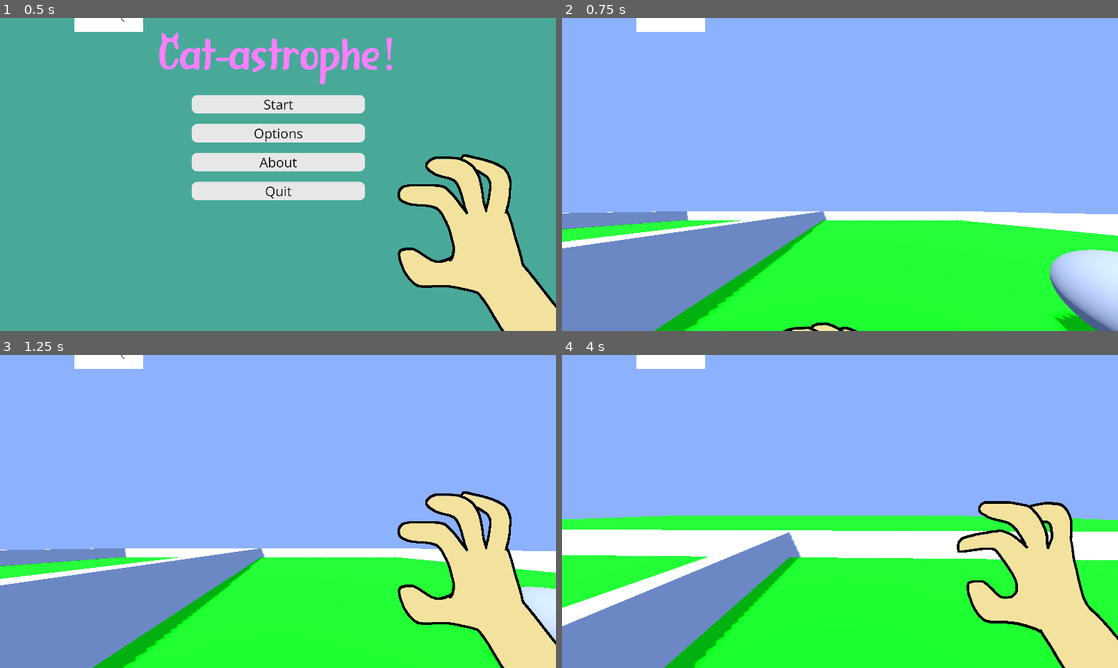
Above: before the commit, frames 1-4 (two rows, left to right).
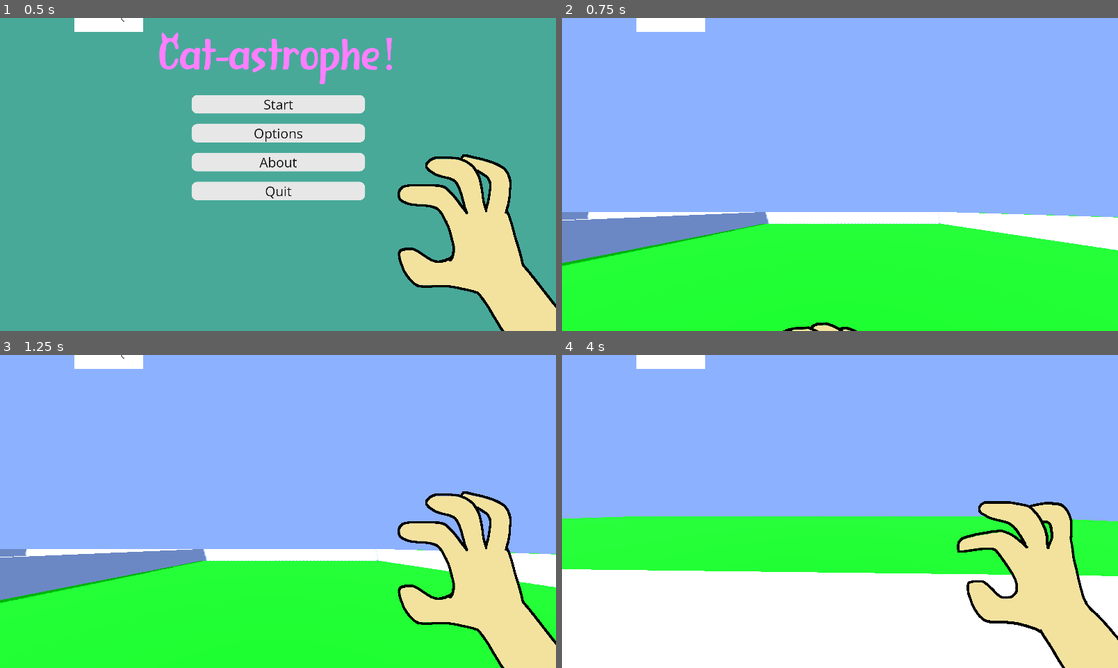
Above: after the commit, the same moments.

Repository: Agent-Maxwell/LudumDare56
Game: Godot game, scene res://world.tscn
The game is run twice, just before and just after one commit, with the same random seed, the same clock (stepped at 60 frames per second) and the same inputs.
Inputs (mouse positions are in pixels of both pictures, inside the frame that each line leads up to):
- Up to frame 1 (0.5 s): no input
- Up to frame 2 (0.75 s): click "Start" at 0.5 s
- Up to frame 3 (1.25 s): no input
- Up to frame 4 (4 s): move the mouse to (867, 511) at 1.27 s; hold W (move_forwards) from 1.28 s (still down); click (867, 511) at 1.35 s; tap Space (jump) at 1.52, 2.27, 3.77 s; move the mouse to (812, 511) at 2.02 s; right-click (812, 511) at 2.1 s; move the mouse to (851, 505) at 2.77 s; click (851, 505) at 2.85 s; move the mouse to (834, 517) at 3.52 s; right-click (834, 517) at 3.6 s

Frame 1 is identical in both runs. In frame 2, 16% of the frame differs, in the area x 0-100%, y 61-100%; in frame 3, 14%; in frame 4, 33%, in the area x 0-100%, y 51-100%.

Commit message:
obstacle spawning and player pos changing done

Diff:
--- a/level_data.gd
+++ b/level_data.gd
@@ -5,7 +5,7 @@
 
 #obstacles to unhide for each level
 #format [array0(level 0)[obstaclename1, obstaclename2, etc], array1(level 1)[obstaclename1, obstaclename2, etc], [etc]]
-var obstacles = [[],[],[]]
+var obstacles = [[],["TallFence"],[]]
 
 #dialogue to play each level
 #format [array0(level 0)[[who is talking in scene one, who is talking in scene two, etc]
--- a/world.gd
+++ b/world.gd
@@ -61,6 +61,7 @@
 	goalSide = temp
 
 	#move the players position
+	$Player.position = find_child("PlayerSpawnerSide" + currentSide).position
 
 	#unhide obstacles/hazards
 	for i in $levelData.obstacles[level].size():
--- a/world.tscn
+++ b/world.tscn
@@ -58,6 +58,17 @@
 [node name="StaticBody3D" type="StaticBody3D" parent="Environment/Fence"]
 
 [node name="CollisionShape3D" type="CollisionShape3D" parent="Environment/Fence/StaticBody3D"]
+shape = SubResource("ConcavePolygonShape3D_aohfv")
+
+[node name="TallFence" type="MeshInstance3D" parent="Environment"]
+transform = Transform3D(0.5, 0, 0, 0, 1.5, 0, 0, 0, 30, 0, 1.95205, -5)
+visible = false
+material_override = SubResource("StandardMaterial3D_070dd")
+mesh = SubResource("BoxMesh_vxh1j")
+
+[node name="StaticBody3D" type="StaticBody3D" parent="Environment/TallFence"]
+
+[node name="CollisionShape3D" type="CollisionShape3D" parent="Environment/TallFence/StaticBody3D"]
 shape = SubResource("ConcavePolygonShape3D_aohfv")
 
 [node name="Fence3" type="MeshInstance3D" parent="Environment"]
@@ -152,6 +163,12 @@
 [node name="levelData" type="Node" parent="."]
 script = ExtResource("7_ml12b")
 
+[node name="PlayerSpawnerSideA" type="Node3D" parent="."]
+transform = Transform3D(1, 0, 0, 0, 1, 0, 0, 0, 1, 8.72096, 2.09987, -4.53716)
+
+[node name="PlayerSpawnerSideB" type="Node3D" parent="."]
+transform = Transform3D(1, 0, 0, 0, 1, 0, 0, 0, 1, -10.8152, 2.09987, -4.53716)
+
 [connection signal="body_entered" from="CatCheckerA" to="CatCheckerA" method="_on_body_entered"]
 [connection signal="body_exited" from="CatCheckerA" to="CatCheckerA" method="_on_body_exited"]
 [connection signal="body_entered" from="CatCheckerB" to="CatCheckerB" method="_on_body_entered"]
